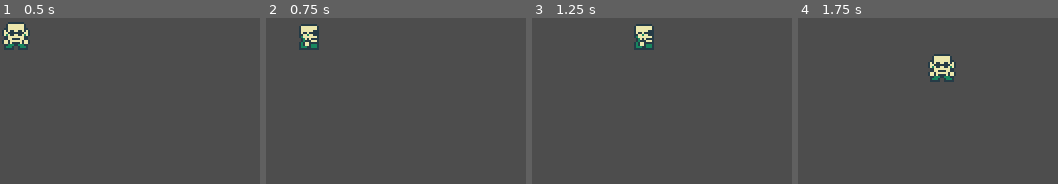
Above: before the commit, frames 1-4 (left to right).
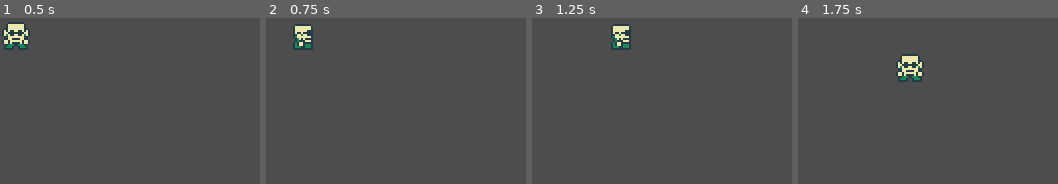
Above: after the commit, the same moments.

Repository: j4n7/godot-ws-realtime
Game: Godot game, scene res://scenes/player.tscn
Same seed, same stepped clock (60 frames per second), same inputs: the game is played once before the commit and once after it. This scene is started directly instead of the project's main scene.
Inputs:
- Up to frame 1 (0.5 s): no input
- Up to frame 2 (0.75 s): tap Enter at 0.5 s; hold Right (ui_right) from 0.53 s (still down)
- Up to frame 3 (1.25 s): keep holding Right (ui_right)
- Up to frame 4 (1.75 s): release Right (ui_right) at 1.28 s; hold Down (ui_down) from 1.28 s (still down)

Frame 1 is identical in both runs. In frame 2, 1.1% of the frame differs, in the area x 10-21%, y 3-20%; in frame 3, 2.3%; in frame 4, 3.1%, in the area x 37-61%, y 21-39%.
Error before the commit: Invalid operands 'Vector2i' and 'Vector2' in operator '+'. (res://scripts/player.gd:117)
Error after the commit: Invalid operands 'Vector2i' and 'Vector2' in operator '+'. (res://scripts/player.gd:119)

Commit message:
Added snapshot buffer for player positions

Diff:
--- a/scripts/config.gd
+++ b/scripts/config.gd
@@ -1,3 +1,4 @@
 const TILE_SIZE = 16
 const DEBUG_POS = false
 const COLLISION_PREDICTION = false
+const SNAPSHOT_BUFFER = 3
--- a/scripts/map.gd
+++ b/scripts/map.gd
@@ -10,8 +10,7 @@
 var client_connected = false
 var client_symbol = ''
 var players = {}
-var tile_pos_time_srv = {} # Not used
-var tile_pos_inps_srv = {} # Only stores last position for each player
+var tile_pos_time_srv = {}
 
 var scene = preload ("res://scenes/player.tscn")
 
@@ -56,14 +55,15 @@
 	elif state == WebSocketPeer.STATE_CLOSED:
 		client_connected = false
 		client_symbol = ''
-		tile_pos_inps_srv = {}
+		tile_pos_time_srv = {}
 		players = {}
 
 		socket.connect_to_url(url)
 
 func parse_positions(position_strings):
 	var positions = position_strings.split("|")
-	# var time = int(positions[0])
+	var time = int(positions[0])
+	var snapshot = {}
 	if positions[1]:
 		for i in range(1, len(positions)):
 			var position_string = positions[i]
@@ -74,16 +74,20 @@
 			var x = int(coordinates[0])
 			var y = int(coordinates[1])
 			var tile_pos = Vector2(x, y)
-			tile_pos_inps_srv[symbol] = {nInput: tile_pos}
+			snapshot[symbol] = {nInput: tile_pos}
+	tile_pos_time_srv[time] = snapshot
+	Utils.trim_buffer(tile_pos_time_srv, Config.SNAPSHOT_BUFFER)
 
 func players_from_positions():
+	var time = tile_pos_time_srv.keys()[0]
+	var snapshot = tile_pos_time_srv[time]
 	var symbols_to_remove = []
-	for symbol in tile_pos_inps_srv.keys():
-		if not tile_pos_inps_srv[symbol]: # If player has disconnected
+	for symbol in snapshot.keys():
+		if snapshot[symbol].is_empty(): # If player has disconnected
 			symbols_to_remove.append(symbol)
 			continue
-		var input = tile_pos_inps_srv[symbol].keys()[0]
-		var tile_pos_srv = tile_pos_inps_srv[symbol][input]
+		var input = snapshot[symbol].keys()[0]
+		var tile_pos_srv = snapshot[symbol][input]
 		if players.has(symbol): # If player exists
 			var player = players[symbol]
 			player.tile_pos_inps_srv[input] = tile_pos_srv
@@ -91,8 +95,8 @@
 			var player = scene.instantiate()
 			player.position = tile_pos_srv * Config.TILE_SIZE
 			player.tile_pos = tile_pos_srv
-			player.tile_pos_inps_cln = tile_pos_inps_srv[symbol]
-			player.tile_pos_inps_srv = tile_pos_inps_srv[symbol]
+			player.tile_pos_inps_cln = snapshot[symbol]
+			player.tile_pos_inps_srv = snapshot[symbol]
 			player.client_symbol = client_symbol
 			player.symbol = symbol
 			if player.client_symbol == player.symbol:
@@ -100,6 +104,6 @@
 			add_child(player)
 			players[symbol] = player # Store the player using its symbol as the key
 	for symbol in symbols_to_remove: # Delete disconnected players
-		tile_pos_inps_srv.erase(symbol)
+		snapshot.erase(symbol)
 		players[symbol].queue_free()
 		players.erase(symbol)
--- a/scripts/player.gd
+++ b/scripts/player.gd
@@ -4,7 +4,7 @@
 @onready var anim_state = anim_tree.get('parameters/playback')
 @onready var ray = $RayCast2D
 
-var move_speed = 200 # ms per tile
+var move_speed = 250 # ms per tile
 var percent_moved = 0.0
 var processing_move = false
 var tile_completed = true
@@ -57,9 +57,9 @@
 			direction.y = int(Input.is_action_pressed('ui_down')) - int(Input.is_action_pressed('ui_up'))
 	elif owner_ == 'remote':
 		if not tile_pos_inps_srv.is_empty():
-			var key = tile_pos_inps_srv.keys()[0]
+			var key = tile_pos_inps_srv.keys()[-1]
 			direction = tile_pos_inps_srv[key] - tile_pos
-			tile_pos_inps_srv.erase(key)
+			tile_pos_inps_srv = {}
 
 	# While pressing key, this is true
 	if direction != Vector2.ZERO and (not will_collide(direction) or owner_ == 'remote'):
@@ -70,6 +70,8 @@
 		anim_tree.set('parameters/Walk/blend_position', direction)
 		anim_tree.set('parameters/Walk Inv/blend_position', direction)
 	else:
+		# if owner_ == 'remote':
+		# 	print(client_symbol, symbol, Utils.random_int(), tile_pos_inps_srv)
 		anim_state.travel('Idle')
 		if not just_stop:
 			just_stop = true
@@ -143,6 +145,7 @@
 				print(client_symbol, ' Reconciled: ', input)
 		inputs_to_erase.append(input)
 
+	#? This can probably be optimized using a while loop
 	if not inputs_to_erase.is_empty():
 		#? Why is this necessary?
 		tile_pos_inps_cln = tile_pos_inps_cln.duplicate()
--- a/scripts/utils.gd
+++ b/scripts/utils.gd
@@ -1,8 +1,8 @@
 class_name Utils
 
-static func trim_dictionary(dict, n):
+static func trim_buffer(dict, n):
 	var keys = dict.keys()
-	while dict.size() > n:
+	if dict.size() == n + 1:
 		var key_to_remove = keys[0]
 		dict.erase(key_to_remove)
 		keys.remove_at(0)
@@ -13,3 +13,7 @@
 	var content = file.get_as_text()
 	file.close()
 	return content
+
+static func random_int(min_=0, max_=100):
+	var rng = RandomNumberGenerator.new()
+	return rng.randi_range(min_, max_)
